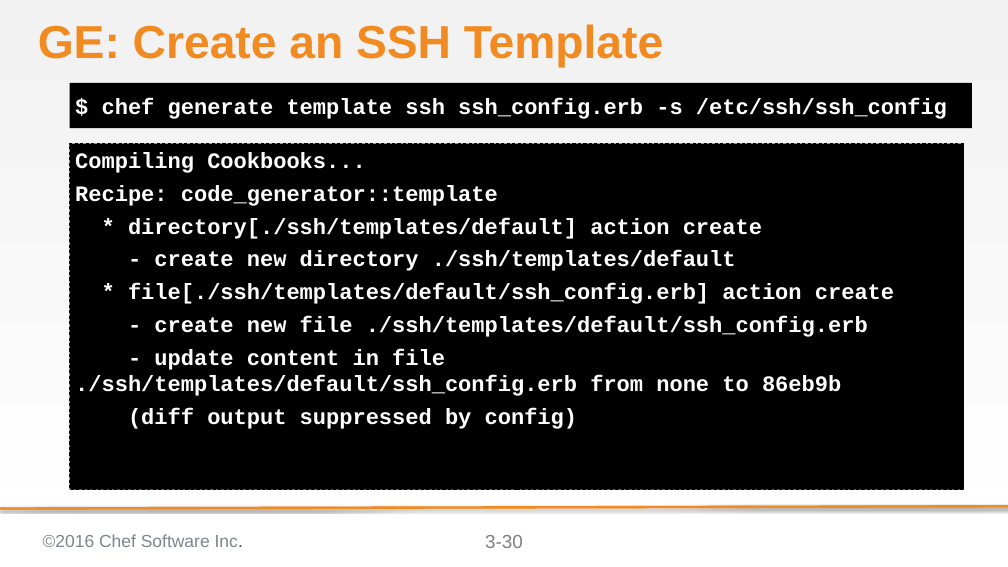
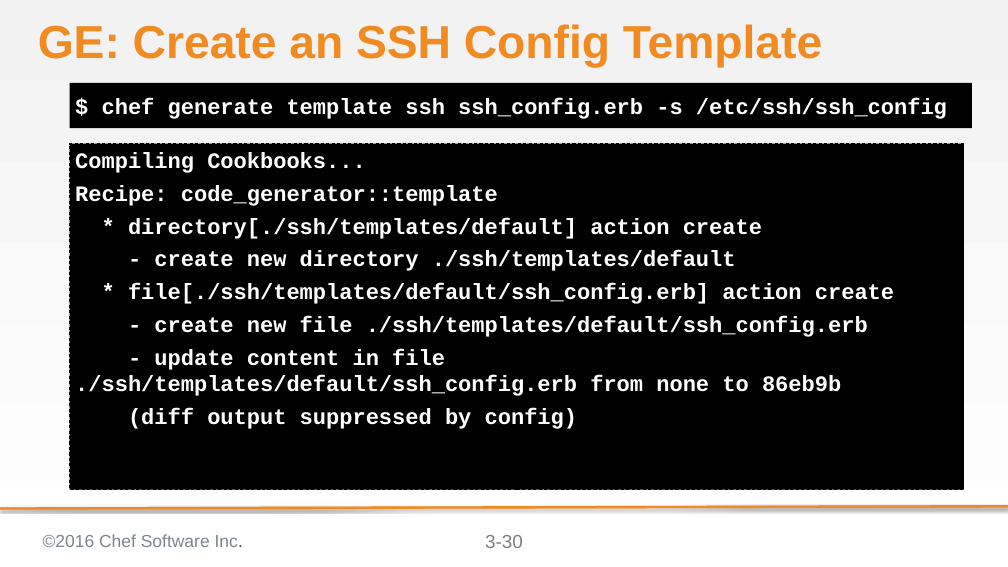
Before and after one commit to bchamby/chef-compliance-installation-configuration-operation, a slide deck: slide 30 of 03-initial-configuration-scans.pptx. Drawn at 1008x567 pixels with LibreOffice and Linux fonts; fonts in the diff are those of the drawing; background and template pictures are left out. Boxes give left, top, right and bottom in pixels: in the first picture for what was removed or moved away, otherwise in the second. Text is boxed around its words. In the diff, an @@ line names an element or a change of style, - is before the commit and + after.

```diff
--- a/03-initial-configuration-scans.pptx
+++ b/03-initial-configuration-scans.pptx
@@ title at (38,24,822,68): text changed @@
-GE: Create an SSH Template
+GE: Create an SSH Config Template
```
Also in this commit, not shown: 9 other slides changed, 1 slide added.
